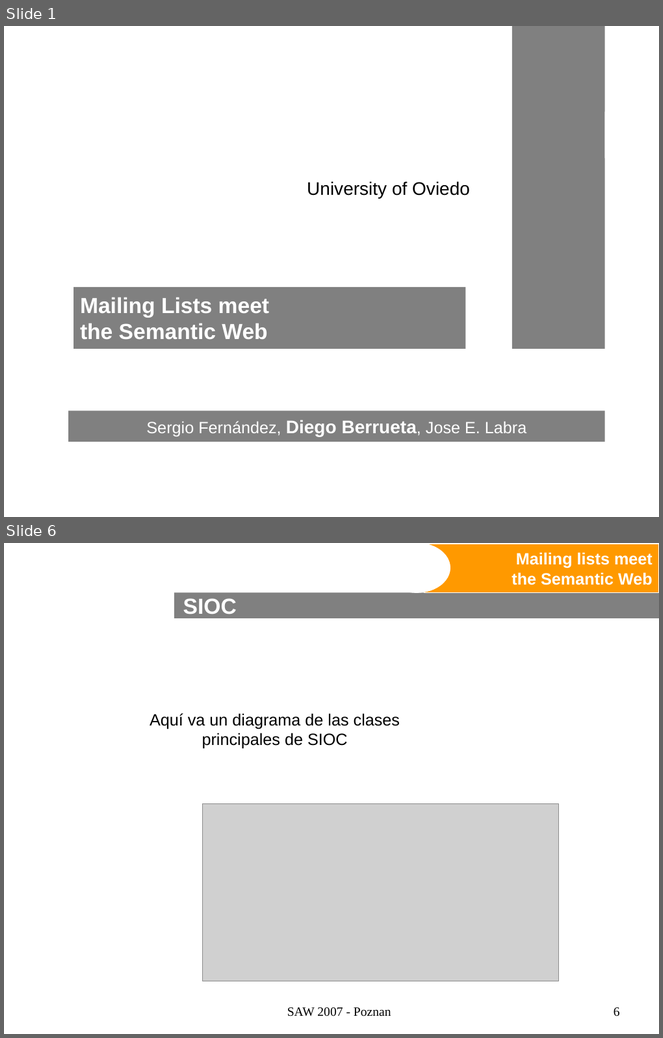
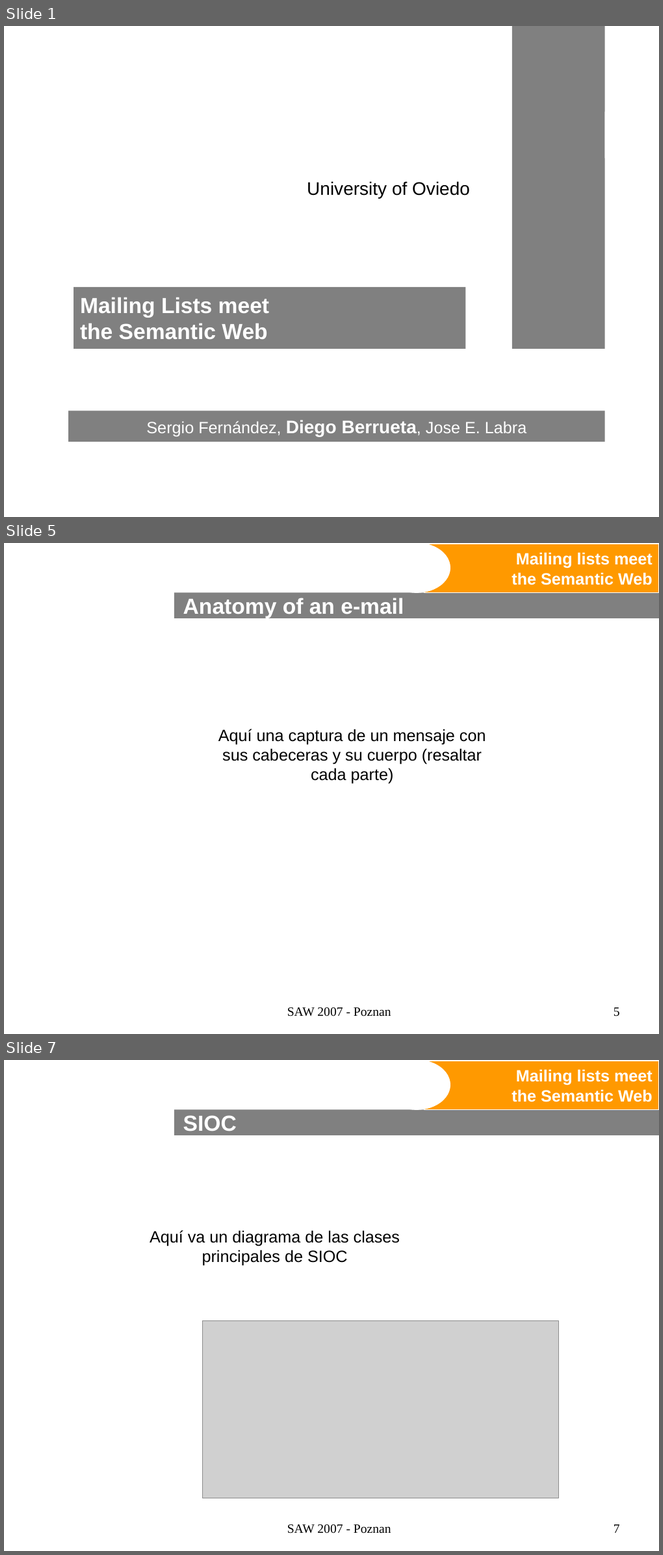
Before and after one commit to BackupTheBerlios/swaml-svn, a slide deck: trunk/doc/talks/20070427-saw2007/swaml.ppt. Shown one above the other, each under a label of ours: slides 1 and 6 before the commit, slides 1, 5 and 7 after it; the slides between them are not shown. The pictures are 663x1038 and 663x1555 pixels, drawn with LibreOffice and Linux fonts; fonts in the diff are those of the drawing; grey boxes stand for pictures; background and template pictures are left out. Boxes give left, top, right and bottom in pixels: in the first picture for what was removed or moved away, otherwise in the second. Text is boxed around its words. In the diff, an @@ line names an element or a change of style, - is before the commit and + after.

```diff
--- a/trunk/doc/talks/20070427-saw2007/swaml.ppt
+++ b/trunk/doc/talks/20070427-saw2007/swaml.ppt
@@ slide 5 added at (x1=4, y1=543, x2=659, y2=1034), background #FFFFFF; not listed: 3 template elements that a slide beside it also shows @@
@@ title added at (x1=183, y1=598, x2=404, y2=618), 24 pt, text #FFFFFF, bold @@
+Anatomy of an e-mail
@@ text added at (x1=218, y1=729, x2=486, y2=784), 18 pt, text #000000 @@
+Aquí una captura de un mensaje con sus cabeceras y su cuerpo (resaltar cada parte)
@@ text added at (x1=287, y1=1008, x2=391, y2=1017), 14 pt, text #000000 @@
+SAW 2007 - Poznan
@@ page number added at (x1=614, y1=1008, x2=620, y2=1017), 14 pt, text #000000 @@
+5
@@ what was slide 6 is now slide 7 @@
@@ page number at (x1=614, y1=1525, x2=620, y2=1533): text changed @@
-6
+7
```
Also in this commit, not shown: 7 slides changed, 2 other slides added, 2 slides removed, 1 other file.
